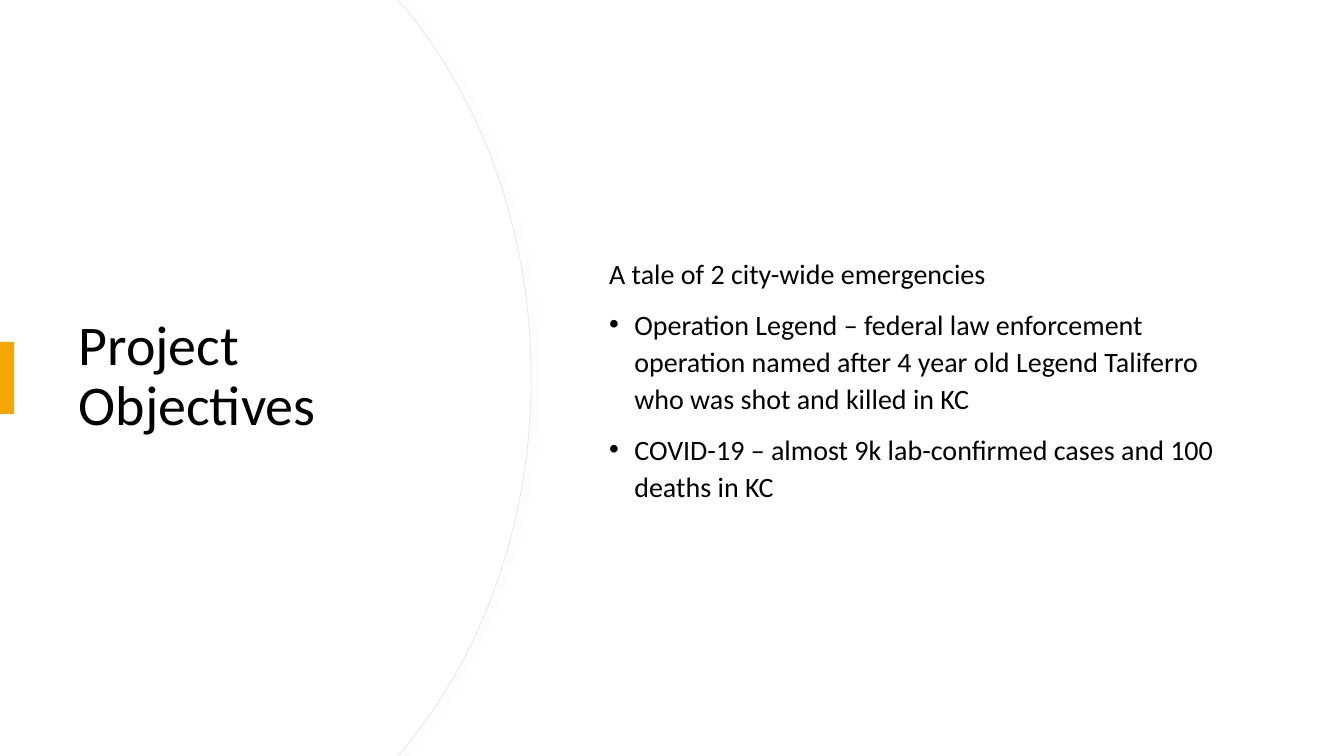
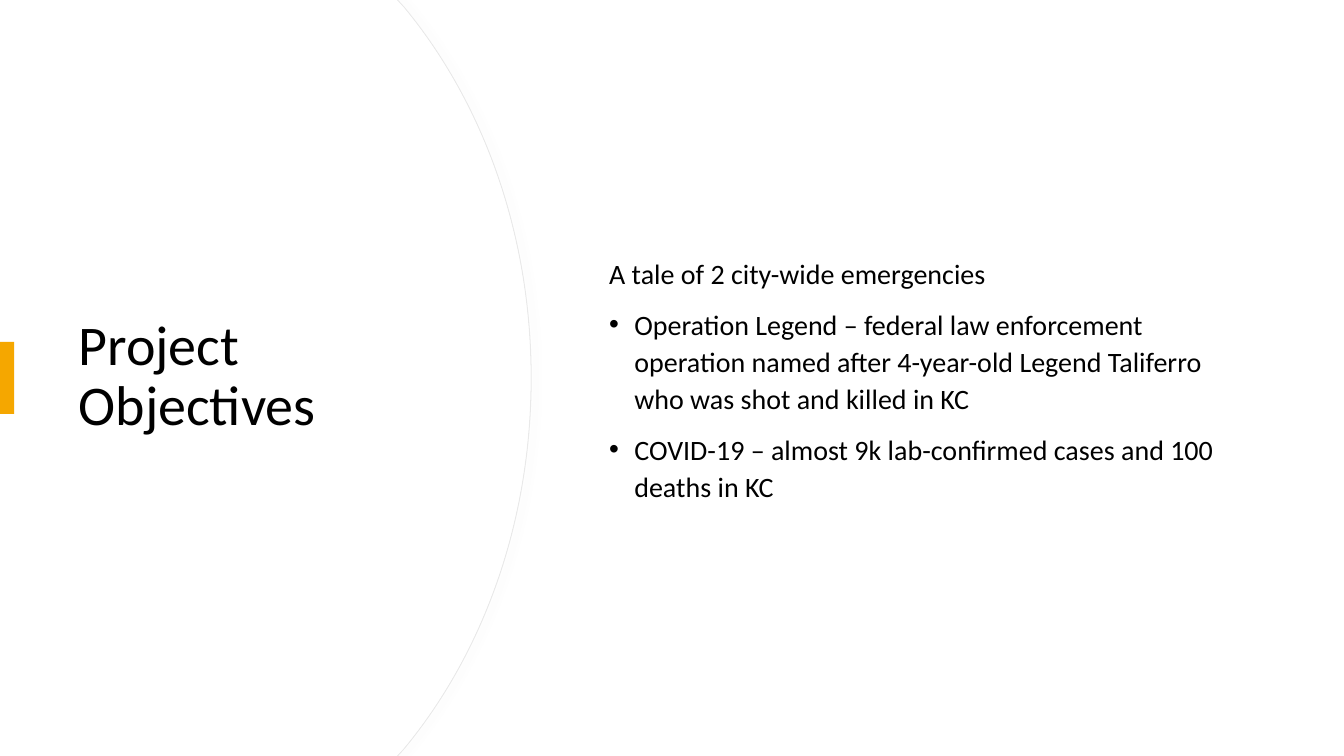
Before and after one commit to CecilyGriffin/CrimeVSCOVID-KC, a slide deck: slide 2 of ETL PROJECT POWERPOINT.pptx. Drawn at 1344x756 pixels with LibreOffice and Linux fonts; fonts in the diff are those of the drawing. Boxes give left, top, right and bottom in pixels: in the first picture for what was removed or moved away, otherwise in the second. Text is boxed around its words. In the diff, an @@ line names an element or a change of style, - is before the commit and + after.

```diff
--- a/ETL PROJECT POWERPOINT.pptx
+++ b/ETL PROJECT POWERPOINT.pptx
@@ text at box(634, 315, 1201, 410): text changed @@
-• Operation Legend – federal law enforcement operation named after 4 year old Legend Taliferro who was shot and killed in KC
+• Operation Legend – federal law enforcement operation named after 4-year-old Legend Taliferro who was shot and killed in KC
```
Also in this commit, not shown: 1 other slide changed, 2 slides added, 3 other files.
